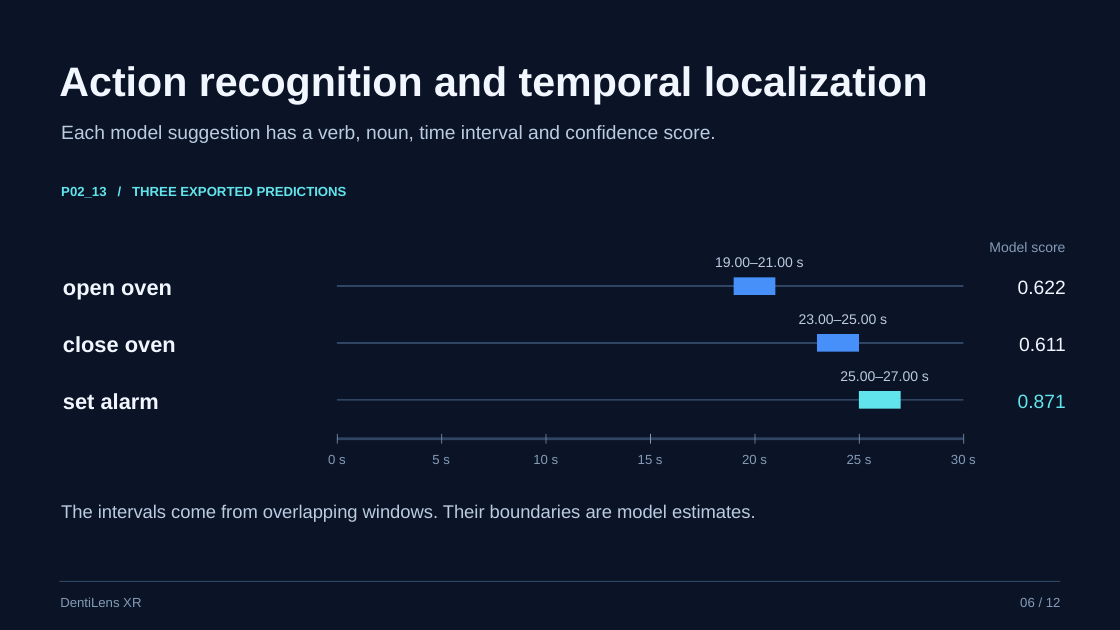
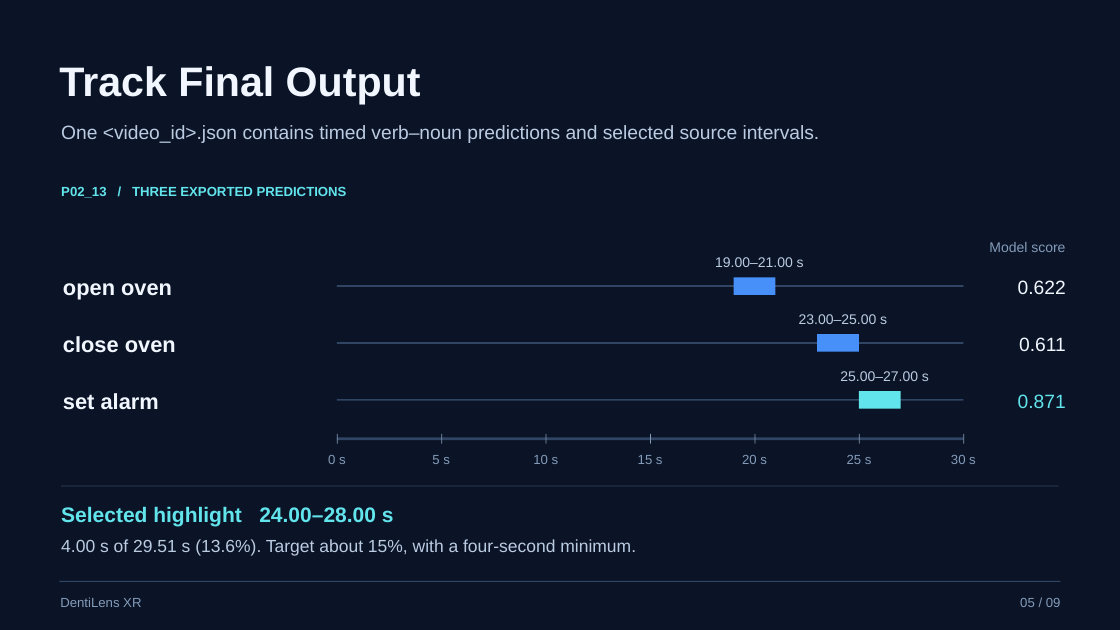
Before and after one commit to ArhamChoudhary-ui/DentiLens, a slide deck: slide 5 of reference/submission/Final Presentation/VelloreInstituteofTechnology_Rajasthani.pptx (slide 6 before the commit). Drawn at 1120x630 pixels with LibreOffice and Linux fonts; fonts in the diff are those of the drawing. Boxes give left, top, right and bottom in pixels: in the first picture for what was removed or moved away, otherwise in the second. Text is boxed around its words. In the diff, an @@ line names an element or a change of style, - is before the commit and + after.

```diff
--- a/reference/submission/Final Presentation/VelloreInstituteofTechnology_Rajasthani.pptx
+++ b/reference/submission/Final Presentation/VelloreInstituteofTechnology_Rajasthani.pptx
@@ text at (59,66,421,105): text changed @@
-Action recognition and temporal localization
+Track Final Output
@@ text at (61,125,820,143): text changed @@
-Each model suggestion has a verb, noun, time interval and confidence score.
+One <video_id>.json contains timed verb–noun predictions and selected source intervals.
@@ text in rectangle at (61,504,756,522): text removed @@
-The intervals come from overlapping windows. Their boundaries are model estimates.
@@ rectangle: place and size @@
-rectangle at (61,504,756,522)
+rectangle at (61,486,1060,486)
@@ rectangle at (61,486,1060,486): fill none to #304563 @@
@@ text added at (61,506,394,526), 18 pt, text #62E4EC, bold @@
+Selected highlight 24.00–28.00 s
@@ text added at (61,539,636,556), 15 pt, text #BACBE2 @@
+4.00 s of 29.51 s (13.6%). Target about 15%, with a four-second minimum.
@@ text at (1020,598,1061,607): text changed @@
-06 / 12
+05 / 09
```
Also in this commit, not shown: 8 other slides changed, 3 slides removed, 2 other files.
